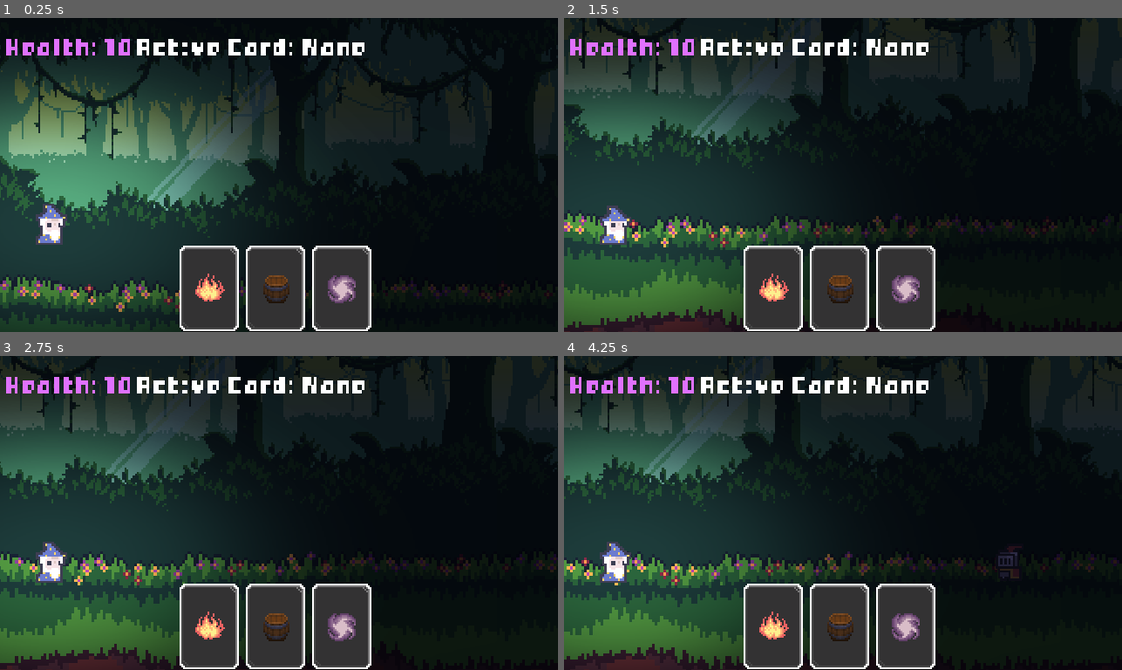
Above: before the commit, frames 1-4 (two rows, left to right).
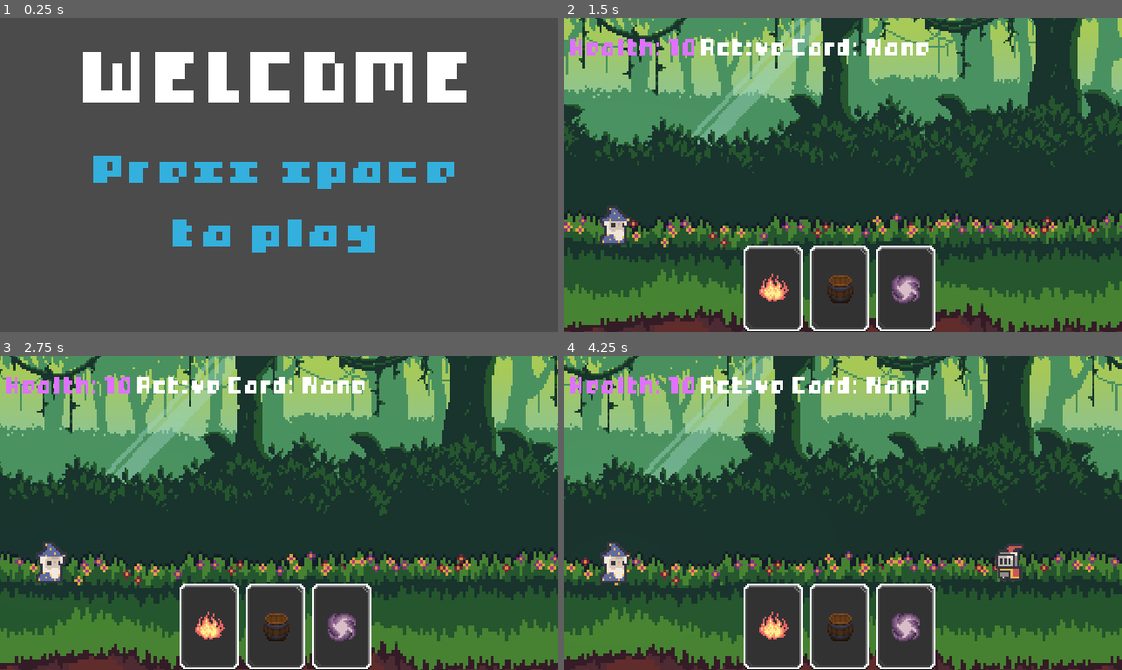
Above: after the commit, the same moments.

Repository: conniepocky/tower-defence-auto-scroller
Game: Godot game, scene res://main.tscn
Two runs of this game, one before a commit and one after it. Both use one fixed random seed, a clock stepped at 60 frames per second and the inputs below.
Inputs (mouse positions are in pixels of both pictures, inside the frame that each line leads up to):
- Up to frame 1 (0.25 s): no input
- Up to frame 2 (1.5 s): tap Space at 0.5 s; move the mouse to (965, 159) at 0.52 s; hold Right (ui_right) 0.53-1.25 s; tap Alt at 0.6 s; click (965, 159) at 0.67 s; tap Enter (ui_accept) at 0.77 s; drag from (731, 190) to (815, 237) at 1.27 s
- Up to frame 3 (2.75 s): move the mouse to (334, 443) at 2.02 s; hold Left (ui_left) from 2.03 s (still down); tap Alt at 2.1 s
- Up to frame 4 (4.25 s): release Left (ui_left) at 2.75 s; drag from (815, 575) to (675, 465) at 2.77 s; drag from (1071, 550) to (870, 513) at 3.52 s

The runs differ from the first frame. In frame 1, 98% of the frame differs, in the area x 0-100%, y 0-100%; in frame 2, 68%; in frame 3, 68%; in frame 4, 68%.

Commit message:
day night cycle

Diff:
--- /dev/null
+++ b/day_night.gd
@@ -0,0 +1,5 @@
+extends AnimationPlayer
+
+func _ready():
+	play("day_night_cycle")
+	speed_scale = 0.1 # makes slower
--- a/magic.tscn
+++ b/magic.tscn
@@ -151,6 +151,8 @@
 shape = SubResource("RectangleShape2D_sxt0a")
 
 [node name="PointLight2D" type="PointLight2D" parent="MagicProjectile"]
+color = Color(1, 0.67058825, 1, 1)
+energy = 0.5
 range_layer_min = -100
 texture = ExtResource("32_a2puq")
 
--- a/main.tscn
+++ b/main.tscn
@@ -19,6 +19,7 @@
 [ext_resource type="Texture2D" uid="uid://c5xw352o4bk3k" path="res://images/background/2.Trees_back.png" id="16_074og"]
 [ext_resource type="Texture2D" uid="uid://df2we04j707oe" path="res://images/background/3.Trees_front.png" id="17_cegan"]
 [ext_resource type="Texture2D" uid="uid://dh56vu8nltmrw" path="res://images/background/4.Ground.png" id="18_074og"]
+[ext_resource type="Script" uid="uid://cteq2nm2kax4h" path="res://day_night.gd" id="20_82xsv"]
 
 [sub_resource type="TileSetAtlasSource" id="TileSetAtlasSource_7mycd"]
 texture = ExtResource("1_lquwl")
@@ -102,6 +103,92 @@
 
 [sub_resource type="WorldBoundaryShape2D" id="WorldBoundaryShape2D_074og"]
 
+[sub_resource type="Animation" id="Animation_cegan"]
+resource_name = "day_night_cycle"
+length = 24.0
+loop_mode = 1
+tracks/0/type = "value"
+tracks/0/imported = false
+tracks/0/enabled = true
+tracks/0/path = NodePath("GlobalLight:color")
+tracks/0/interp = 1
+tracks/0/loop_wrap = true
+tracks/0/keys = {
+"times": PackedFloat32Array(0.16666667, 6.0666666, 12.1, 18.133333, 23.966667),
+"transitions": PackedFloat32Array(1, 1, 1, 1, 1),
+"update": 0,
+"values": [Color(1, 1, 1, 1), Color(1, 0.76862746, 0.5019608, 1), Color(0.1764706, 0.1764706, 0.3019608, 1), Color(1, 0.81960785, 0.7294118, 1), Color(0.9886253, 0.9886253, 0.9903585, 1)]
+}
+tracks/1/type = "value"
+tracks/1/imported = false
+tracks/1/enabled = true
+tracks/1/path = NodePath("ParallaxBackground/CanvasModulate:color")
+tracks/1/interp = 1
+tracks/1/loop_wrap = true
+tracks/1/keys = {
+"times": PackedFloat32Array(0.16666666, 6.0666666, 12.133333, 18.166666, 24),
+"transitions": PackedFloat32Array(1, 1, 1, 1, 1),
+"update": 0,
+"values": [Color(1, 1, 1, 1), Color(1, 0.76862746, 0.5019608, 1), Color(0.1764706, 0.1764706, 0.3019608, 1), Color(1, 0.81960785, 0.7294118, 1), Color(1, 1, 1, 1)]
+}
+tracks/2/type = "value"
+tracks/2/imported = false
+tracks/2/enabled = true
+tracks/2/path = NodePath("Player/PointLight2D:energy")
+tracks/2/interp = 1
+tracks/2/loop_wrap = true
+tracks/2/keys = {
+"times": PackedFloat32Array(0, 6.1, 12.166667, 18.166666),
+"transitions": PackedFloat32Array(1, 1, 1, 1),
+"update": 0,
+"values": [0.0, 0.5, 1.0, 0.0]
+}
+
+[sub_resource type="Animation" id="Animation_82xsv"]
+length = 0.001
+tracks/0/type = "value"
+tracks/0/imported = false
+tracks/0/enabled = true
+tracks/0/path = NodePath("GlobalLight:color")
+tracks/0/interp = 1
+tracks/0/loop_wrap = true
+tracks/0/keys = {
+"times": PackedFloat32Array(0),
+"transitions": PackedFloat32Array(1),
+"update": 0,
+"values": [Color(0.1764706, 0.1764706, 0.3019608, 1)]
+}
+tracks/1/type = "value"
+tracks/1/imported = false
+tracks/1/enabled = true
+tracks/1/path = NodePath("ParallaxBackground/CanvasModulate:color")
+tracks/1/interp = 1
+tracks/1/loop_wrap = true
+tracks/1/keys = {
+"times": PackedFloat32Array(0),
+"transitions": PackedFloat32Array(1),
+"update": 0,
+"values": [Color(0.1764706, 0.1764706, 0.3019608, 1)]
+}
+tracks/2/type = "value"
+tracks/2/imported = false
+tracks/2/enabled = true
+tracks/2/path = NodePath("Player/PointLight2D:energy")
+tracks/2/interp = 1
+tracks/2/loop_wrap = true
+tracks/2/keys = {
+"times": PackedFloat32Array(0),
+"transitions": PackedFloat32Array(1),
+"update": 0,
+"values": [0.5]
+}
+
+[sub_resource type="AnimationLibrary" id="AnimationLibrary_getpj"]
+_data = {
+&"RESET": SubResource("Animation_82xsv"),
+&"day_night_cycle": SubResource("Animation_cegan")
+}
+
 [node name="Node2D" type="Node2D"]
 
 [node name="puzzle" parent="." instance=ExtResource("1_4c57u")]
@@ -161,6 +248,7 @@
 [node name="PointLight2D" type="PointLight2D" parent="Player"]
 position = Vector2(-187, -31.000004)
 scale = Vector2(0.19683906, 0.11894966)
+energy = 0.5
 range_layer_min = -100
 shadow_enabled = true
 shadow_color = Color(0.65096724, 0.76674867, 0.7435895, 0)
@@ -225,7 +313,6 @@
 stream = ExtResource("6_272bh")
 
 [node name="StartLayer" type="CanvasLayer" parent="."]
-visible = false
 
 [node name="StartScreen" type="ColorRect" parent="StartLayer"]
 anchors_preset = 15
@@ -369,7 +456,14 @@
 position = Vector2(5, 147)
 shape = SubResource("WorldBoundaryShape2D_074og")
 
-[node name="CanvasModulate" type="CanvasModulate" parent="."]
+[node name="GlobalLight" type="CanvasModulate" parent="."]
 color = Color(0.1764706, 0.1764706, 0.3019608, 1)
 
+[node name="AnimationPlayer" type="AnimationPlayer" parent="."]
+libraries = {
+&"": SubResource("AnimationLibrary_getpj")
+}
+autoplay = "day_night_cycle"
+script = ExtResource("20_82xsv")
+
 [connection signal="pressed" from="GameOverLayer/GameOverScreen/Button" to="Player" method="_on_button_pressed"]
Not shown, added: day_night.gd.uid
Not shown: 1 places in main.tscn that only renumber resources
